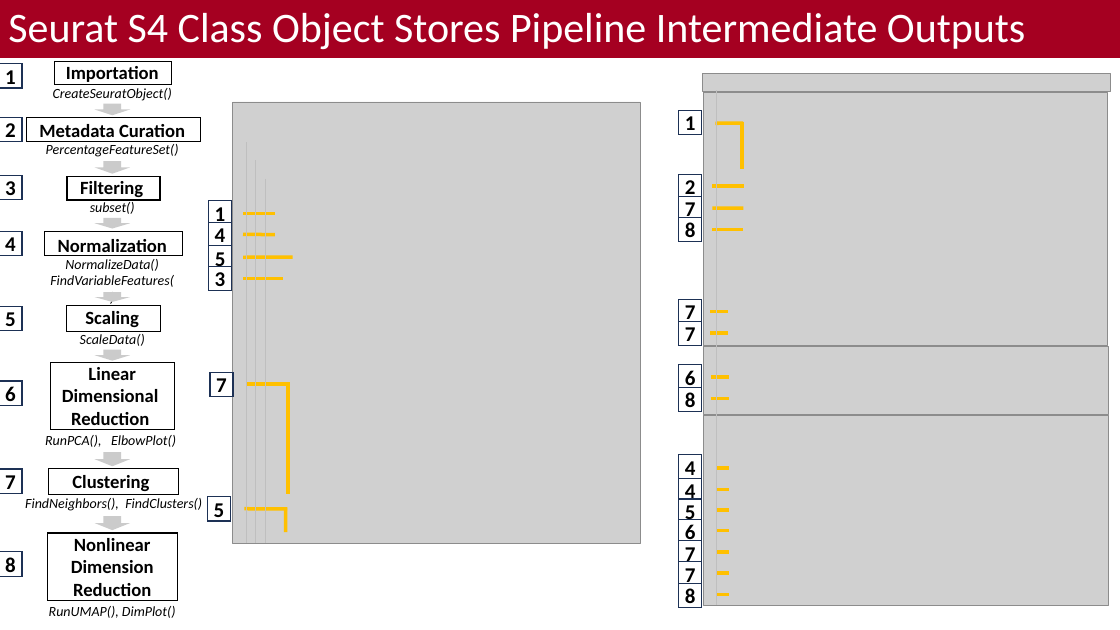
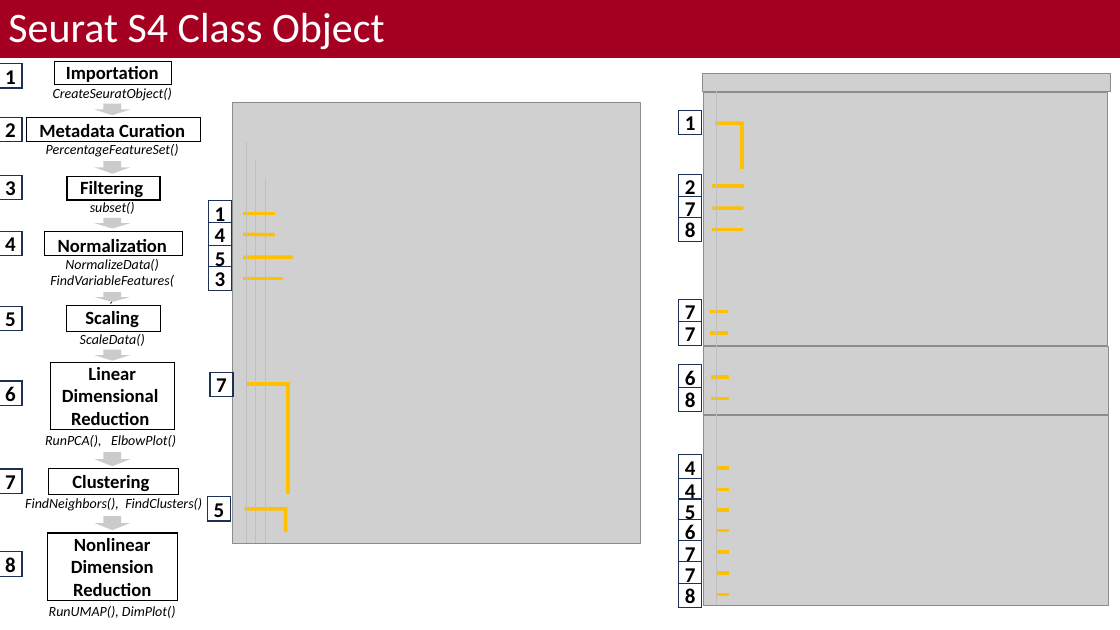
Before and after one commit to bacorli2/scrna_workshop, a slide deck: slide 3 of M3_Seurat_Processing/M3_Seurat_Processing.pptx (slide 4 before the commit). Drawn at 1120x630 pixels with LibreOffice and Linux fonts; fonts in the diff are those of the drawing; grey boxes stand for pictures; background and template pictures are left out. Boxes give left, top, right and bottom in pixels: in the first picture for what was removed or moved away, otherwise in the second. Text is boxed around its words. In the diff, an @@ line names an element or a change of style, - is before the commit and + after.

```diff
--- a/M3_Seurat_Processing/M3_Seurat_Processing.pptx
+++ b/M3_Seurat_Processing/M3_Seurat_Processing.pptx
@@ title at <box>8,13,385,50</box>: text changed @@
-Seurat S4 Class Object Stores Pipeline Intermediate Outputs
+Seurat S4 Class Object
```
Also in this commit, not shown: 1 other slide changed, 1 slide added, 3 slides removed, 1 other file.
